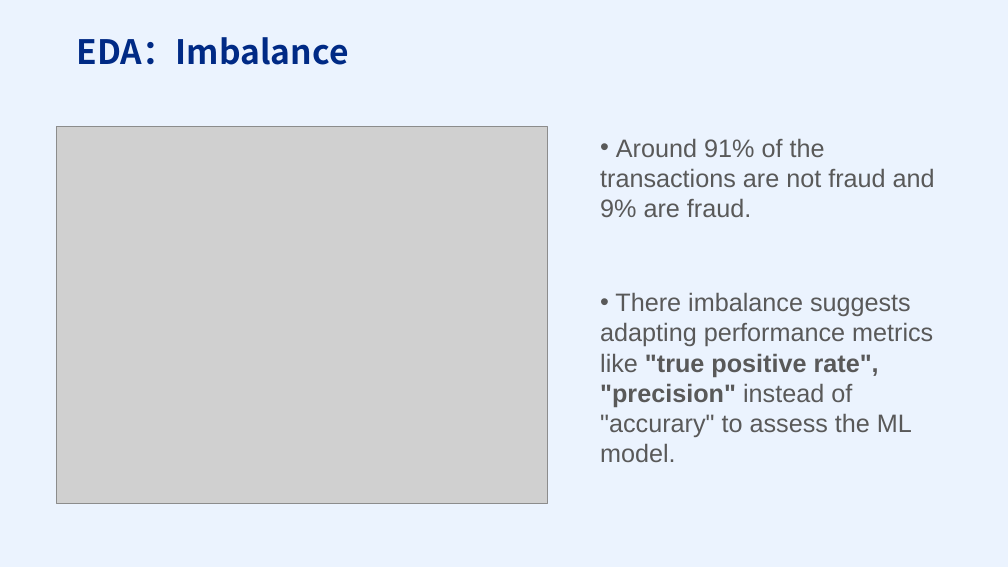
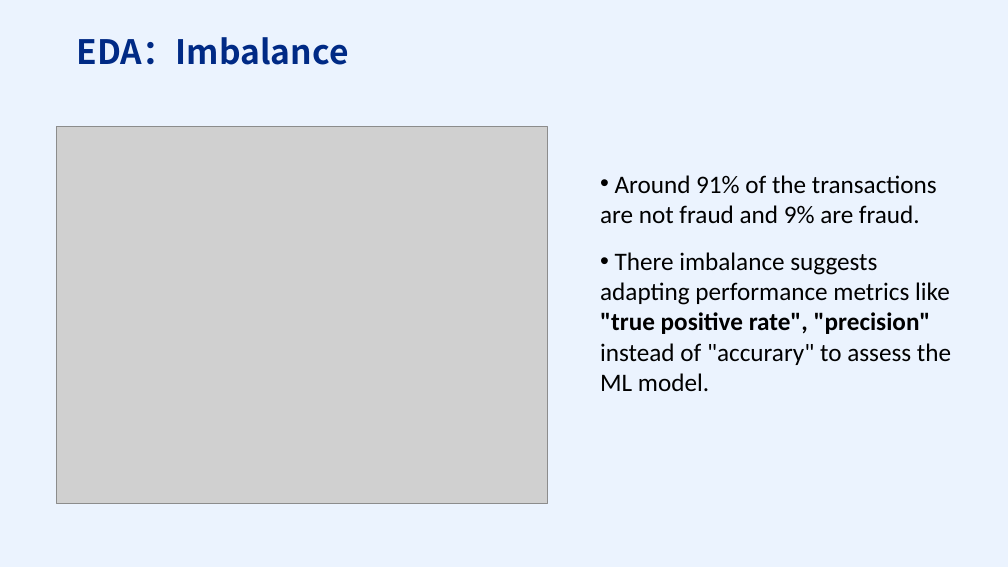
Before and after one commit to PSTAT197-F23/PSTAT197A_FP_Group1, a slide deck: slide 7 of scripts/drafts/PRESENTATION.pptx. Drawn at 1008x567 pixels with LibreOffice and Linux fonts; fonts in the diff are those of the drawing; grey boxes stand for pictures. Boxes give left, top, right and bottom in pixels: in the first picture for what was removed or moved away, otherwise in the second. Text is boxed around its words. In the diff, an @@ line names an element or a change of style, - is before the commit and + after.

```diff
--- a/scripts/drafts/PRESENTATION.pptx
+++ b/scripts/drafts/PRESENTATION.pptx
@@ text "Around 91% of the transactions ...": place and size @@
-text "Around 91% of the transactions ..." at (600,138,935,462)
+text "Around 91% of the transactions ..." at (600,175,951,391)
@@ text "Around 91% of the transactions ..." at (600,175,951,391): font Arial to Calibri, text colour #595959 to #000000 @@
```
Also in this commit, not shown: 9 other slides changed.
